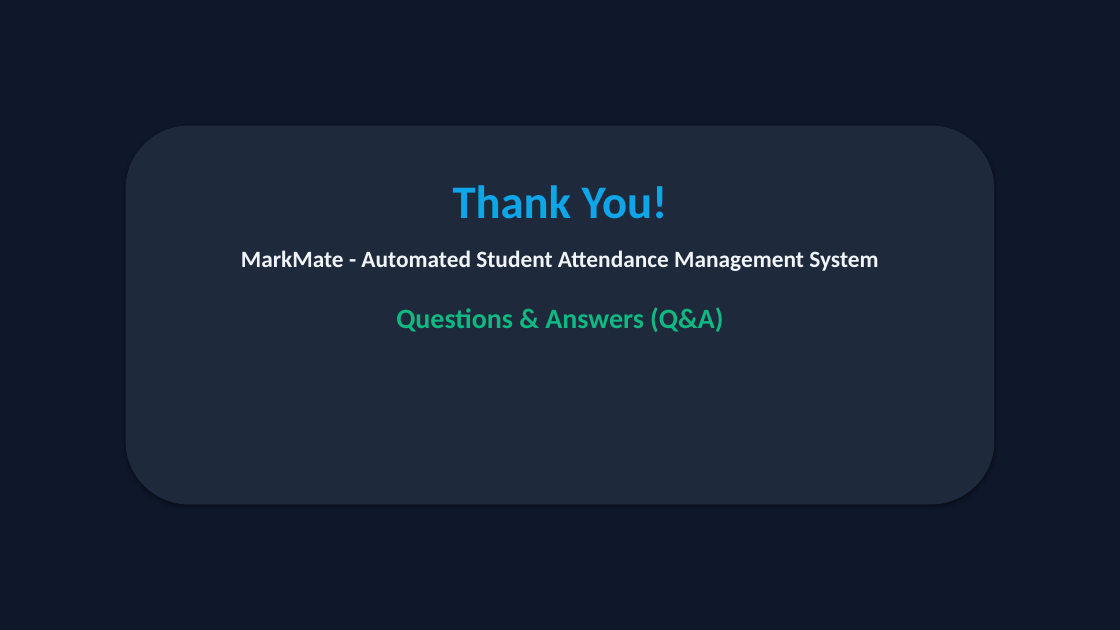
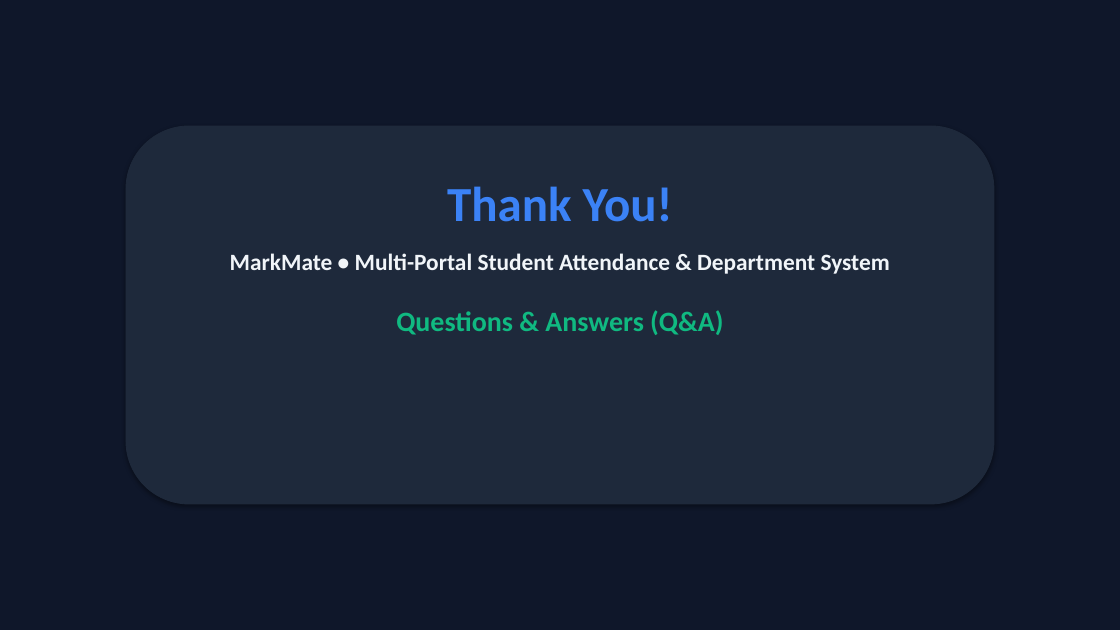
Before and after one commit to Abhii0018/MarkMate, a slide deck: slide 9 of MarkMate_Project_Presentation.pptx (slide 8 before the commit). Drawn at 1120x630 pixels with LibreOffice and Linux fonts; fonts in the diff are those of the drawing. Boxes give left, top, right and bottom in pixels: in the first picture for what was removed or moved away, otherwise in the second. Text is boxed around its words. In the diff, an @@ line names an element or a change of style, - is before the commit and + after.

Commit message:
Add Faculty Teachers, Teacher Portal, Student Portal with <75% RED Threshold Alert, and UI upgrades

```diff
--- a/MarkMate_Project_Presentation.pptx
+++ b/MarkMate_Project_Presentation.pptx
@@ text at box(447, 186, 673, 222): size 40 to 42 pt, text colour #0EA5E9 to #3B82F6 in "Thank You!" @@
@@ text at box(230, 253, 890, 274): text changed @@
-MarkMate - Automated Student Attendance Management System
+MarkMate • Multi-Portal Student Attendance & Department System
```
Also in this commit, not shown: 6 other slides changed, 2 slides added, 1 slide removed, 30 other files.
